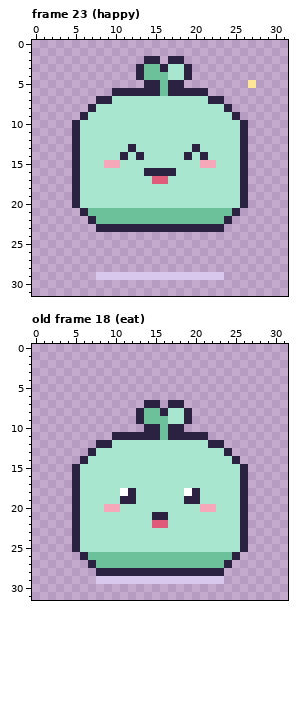
One commit to this pixel-art file: art/characters/nature/sprig.aseprite. The picture above is the old version.
32x32 pixels, 24 frames. Shown: frame 23 (happy), old frame 18 (eat). The commit also changed other frames, which this record leaves out.
After:
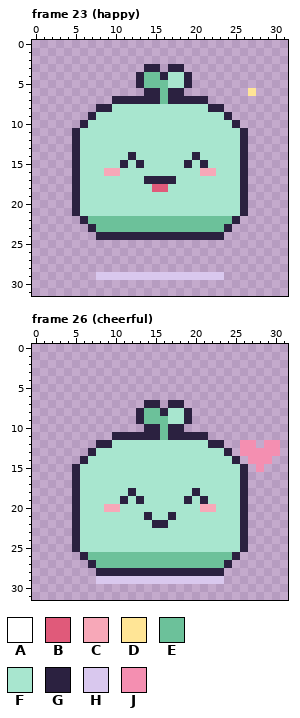
Palette (. is transparent): A #ffffff  B #e05a7a  C #f7a8b8  D #ffe596  E #6cc19a  F #a8e6cf  G #2b2140  H #d9c8ee  J #f48fb1
A new or re-ordered frame is compared with the old frame closest to it.
From old to new:
frames 24 -> 28
Frame 23 (happy), layer "pet":
Colour B replaces colour F in row 18 at x 15 to 16.
Colour C replaces colour F in row 16 at x 9 to 10 and 21 to 22.
Colour D is added in row 6 at x 27.
Colour E replaces colour F in row 7 at x 16.
Colour E replaces colour G in row 5 at x 14 to 15; in row 22 at x 7 and 24; in row 23 at x 8 to 23.
Colour F replaces colour C in row 15 at x 9 to 10 and 22.
Colour F replaces colour E in row 21 at x 7 to 24.
Colour F replaces colour G in row 5 at x 17 to 18; in row 13 at x 12 and 20; in row 14 at x 11, 13, 19 and 21; in row 16 at x 14 to 17; in row 21 at x 6 and 25.
Colour G is added in row 5 at x 13 and 19; in row 21 at x 5 and 26; in row 22 at x 6 and 25; in row 23 at x 7 and 24; in row 24 at x 8 to 23.
Colour G replaces colour B in row 17 at x 15 to 16.
Colour G replaces colour C in row 15 at x 21.
Colour G replaces colour E in row 3 at x 14 to 15; in row 4 at x 16.
Colour G replaces colour F in row 3 at x 17 to 18; in row 7 at x 10 to 15 and 17 to 21; in row 8 at x 8 to 9 and 22 to 23; in row 9 at x 7 and 24; in row 10 at x 6 and 25; in row 14 at x 12 and 20.
Colour G replaces colour F in row 15 at x 11, 13 and 19; in row 17 at x 14 and 17.
Colour D is removed in row 5 at x 27.
Colour G is removed in row 2 at x 14 to 15 and 17 to 18; in row 3 at x 13, 16 and 19; in row 6 at x 10 to 13 and 19 to 21; in row 7 at x 8 to 9 and 22 to 23; in row 8 at x 7 and 24; in row 9 at x 6 and 25.
Colour G is removed in row 10 at x 5 and 26.
Frame 26 (cheerful) is new; against old frame 18 (eat), layer "pet":
Colour F replaces colour A in row 18 at x 11 and 19.
Colour F replaces colour G in row 19 at x 12 and 20; in row 21 at x 15 to 16.
Colour G replaces colour B in row 22 at x 15 to 16.
Colour G replaces colour F in row 19 at x 13 and 21; in row 21 at x 14 and 17.
Colour J is added in row 12 at x 26 to 27 and 29 to 30; in row 13 at x 26 to 30; in row 14 at x 27 to 29; in row 15 at x 28.
Pixel boxes of the changes (left, top, right, bottom) in both pictures:
changed: (72, 56, 256, 240)
added: (240, 440, 280, 472)
changed: (120, 488, 208, 528)
